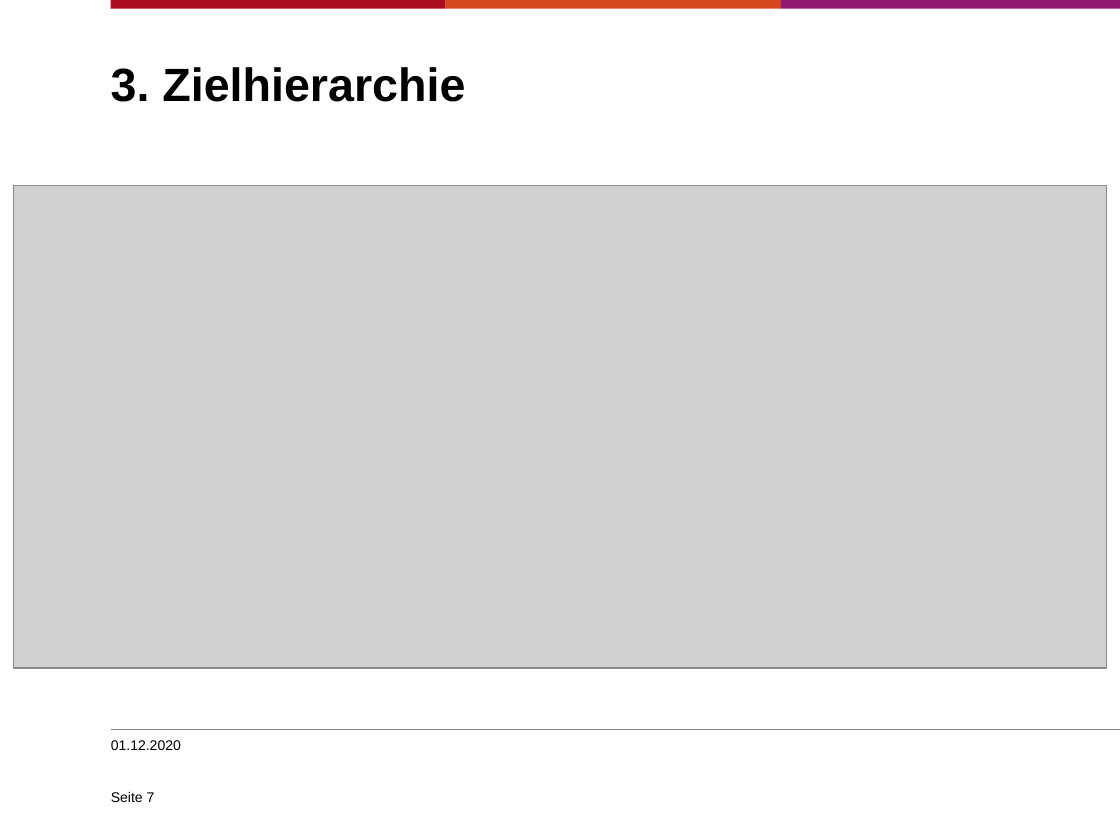
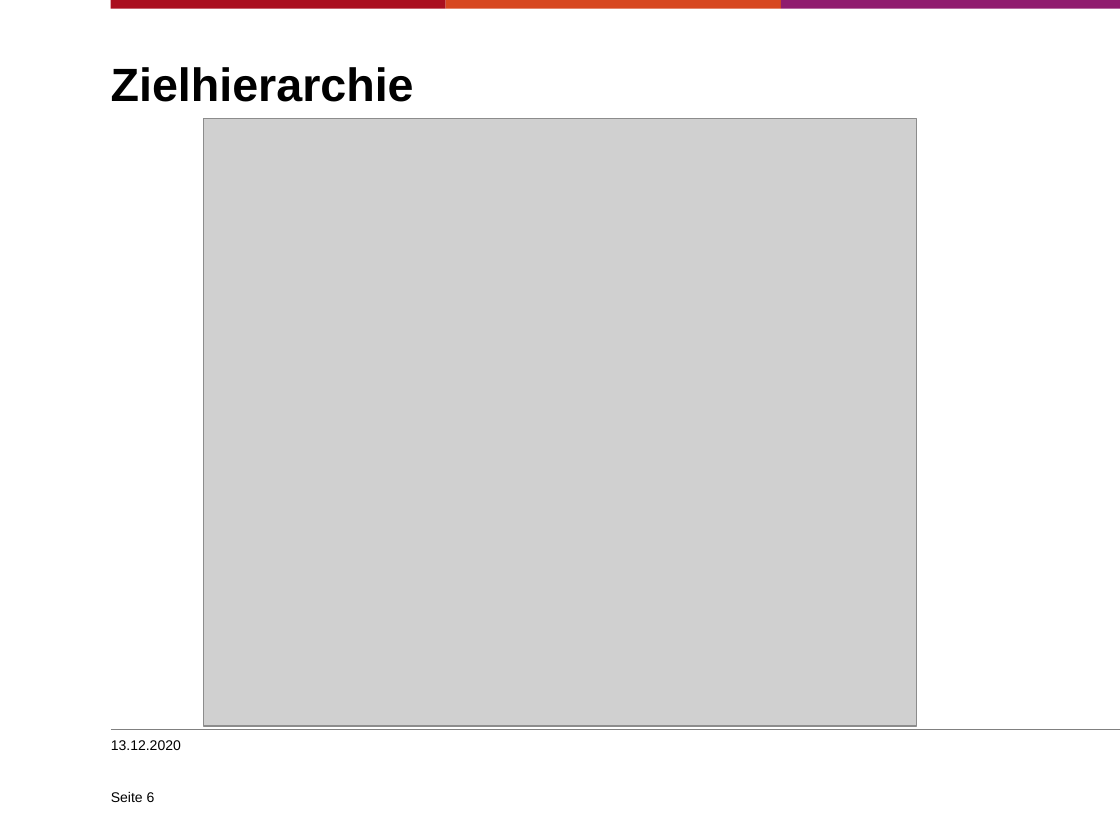
Before and after one commit to sjohannsen1/EPWS2020Mohr-DamaJohannsen, a slide deck: slide 6 of Audits/WS2020_Mohr-Dama_Johannsen_Präsentation_audit1.pptx (slide 7 before the commit). Drawn at 1120x840 pixels with LibreOffice and Linux fonts; fonts in the diff are those of the drawing; grey boxes stand for pictures; background and template pictures are left out. Boxes give left, top, right and bottom in pixels: in the first picture for what was removed or moved away, otherwise in the second. Text is boxed around its words. In the diff, an @@ line names an element or a change of style, - is before the commit and + after.

```diff
--- a/Audits/WS2020_Mohr-Dama_Johannsen_Präsentation_audit1.pptx
+++ b/Audits/WS2020_Mohr-Dama_Johannsen_Präsentation_audit1.pptx
@@ title at [111,67,414,102]: text changed @@
-3. Zielhierarchie
+Zielhierarchie
@@ picture: place and size @@
-picture at [13,186,1107,669]
+picture at [204,119,917,726]
@@ text at [111,740,181,750]: text changed @@
-01.12.2020
+13.12.2020
@@ page number at [111,792,155,802]: text changed @@
-Seite 7
+Seite 6
```
Also in this commit, not shown: 5 other slides changed, 3 slides added, 7 slides removed, 2 other files.
